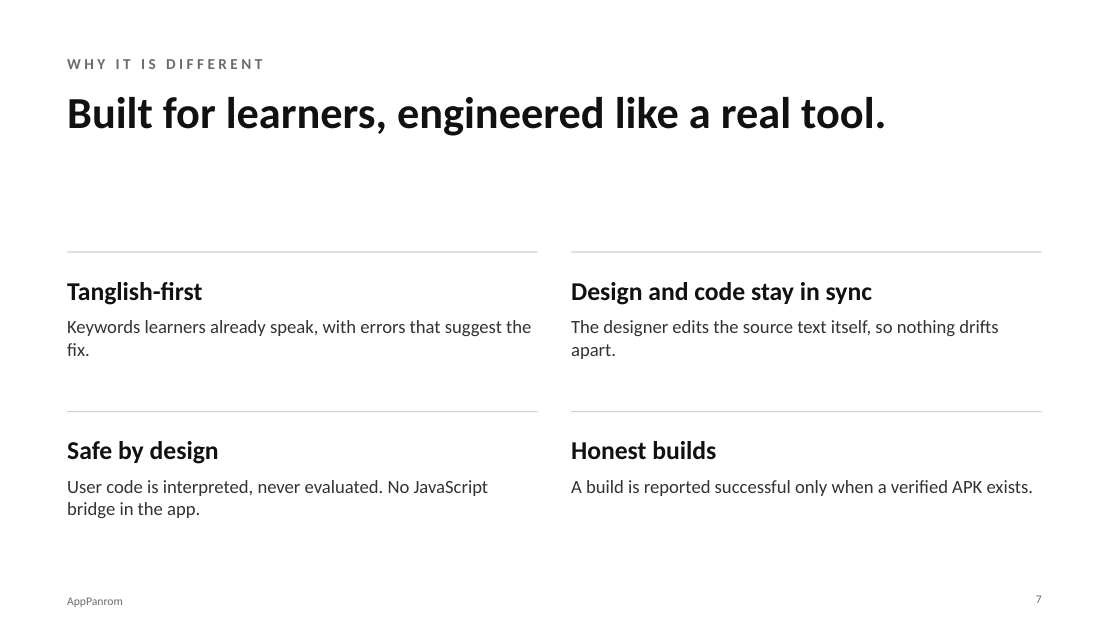
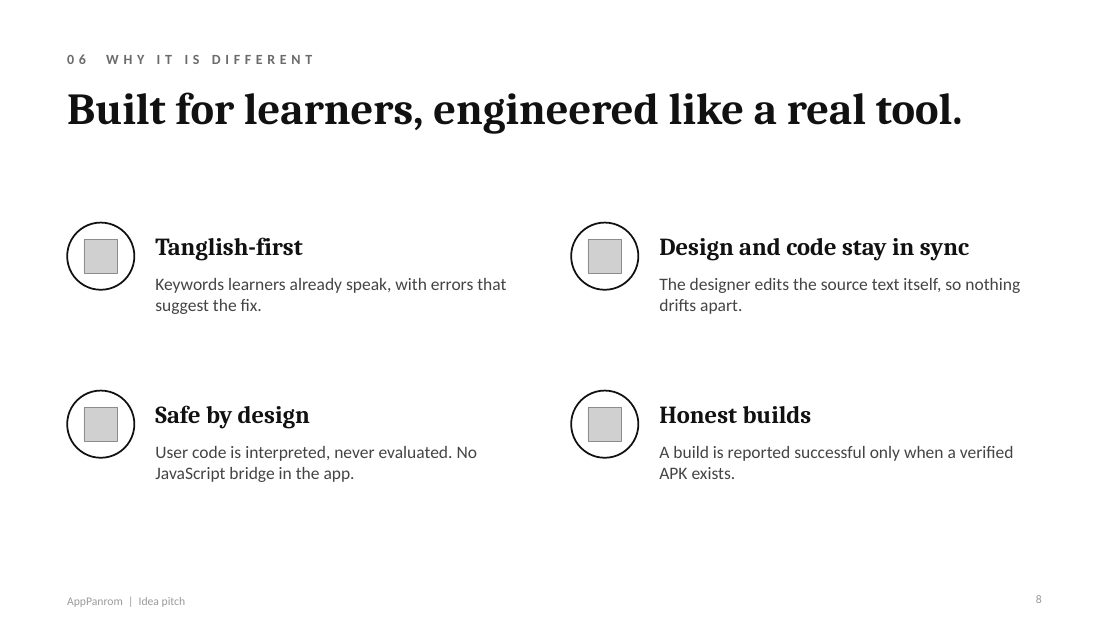
Before and after one commit to shalomarputhasingh/AppPanrom, a slide deck: slide 8 of docs/presentation/AppPanrom_Pitch.pptx (slide 7 before the commit). Drawn at 1120x630 pixels with LibreOffice and Linux fonts; fonts in the diff are those of the drawing; grey boxes stand for pictures. Boxes give left, top, right and bottom in pixels: in the first picture for what was removed or moved away, otherwise in the second. Text is boxed around its words. In the diff, an @@ line names an element or a change of style, - is before the commit and + after.

```diff
--- a/docs/presentation/AppPanrom_Pitch.pptx
+++ b/docs/presentation/AppPanrom_Pitch.pptx
@@ text at [67, 54, 312, 64]: text changed; size 13 to 12 pt @@
-WHY IT IS DIFFERENT
+06 WHY IT IS DIFFERENT
@@ text "Built for learners, engineered like ..." at [67, 92, 963, 134]: font Calibri to Cambria @@
@@ ellipse added at [67, 223, 134, 290], fill #FFFFFF, outline #111111 1.5 pt @@
@@ picture added at [84, 239, 118, 273] @@
@@ text "Tanglish-first": place and size @@
-text "Tanglish-first" at [67, 282, 202, 305]
+text "Tanglish-first" at [155, 237, 302, 260]
@@ ellipse added at [571, 223, 639, 290], fill #FFFFFF, outline #111111 1.5 pt @@
@@ picture added at [588, 239, 622, 273] @@
@@ size 22 to 21 pt, font Calibri to Cambria in 4 elements at [155, 405, 310, 428], [659, 406, 812, 424], [155, 237, 302, 260], [659, 238, 969, 260] @@
@@ text "Design and code stay in ...": place and size @@
-text "Design and code stay in ..." at [571, 282, 872, 305]
+text "Design and code stay in ..." at [659, 238, 969, 260]
@@ line removed from (67, 252) to (538, 252) @@
@@ line removed from (571, 252) to (1042, 252) @@
@@ text "Keywords learners already speak, with ...": place and size @@
-text "Keywords learners already speak, with ..." at [67, 320, 531, 356]
+text "Keywords learners already speak, with ..." at [155, 278, 506, 314]
@@ size 16 to 15 pt, text colour #333333 to #444444 in 4 elements at [659, 446, 1014, 479], [155, 446, 477, 482], [155, 278, 506, 314], [659, 278, 1020, 314] @@
@@ text "The designer edits the source ...": place and size @@
-text "The designer edits the source ..." at [571, 320, 998, 359]
+text "The designer edits the source ..." at [659, 278, 1020, 314]
@@ line removed from (67, 412) to (538, 412) @@
@@ ellipse added at [67, 391, 134, 458], fill #FFFFFF, outline #111111 1.5 pt @@
@@ picture added at [84, 408, 118, 441] @@
@@ text "Safe by design": place and size @@
-text "Safe by design" at [67, 441, 219, 464]
+text "Safe by design" at [155, 405, 310, 428]
@@ line removed from (571, 412) to (1042, 412) @@
@@ ellipse added at [571, 391, 639, 458], fill #FFFFFF, outline #111111 1.5 pt @@
@@ picture added at [588, 408, 622, 441] @@
@@ text "Honest builds": place and size @@
-text "Honest builds" at [571, 441, 716, 459]
+text "Honest builds" at [659, 406, 812, 424]
@@ text "User code is interpreted, never ...": place and size @@
-text "User code is interpreted, never ..." at [67, 480, 489, 518]
+text "User code is interpreted, never ..." at [155, 446, 477, 482]
@@ text "A build is reported successful ...": place and size @@
-text "A build is reported successful ..." at [571, 480, 1034, 496]
+text "A build is reported successful ..." at [659, 446, 1014, 479]
@@ text at [67, 597, 186, 607]: text changed; text colour #6B6B6B to #9A9A9A @@
-AppPanrom
+AppPanrom | Idea pitch
@@ page number at [1036, 595, 1042, 603]: text changed; text colour #6B6B6B to #9A9A9A @@
-7
+8
```
Also in this commit, not shown: 7 other slides changed, 1 slide added, 1 slide removed, 1 other file.
